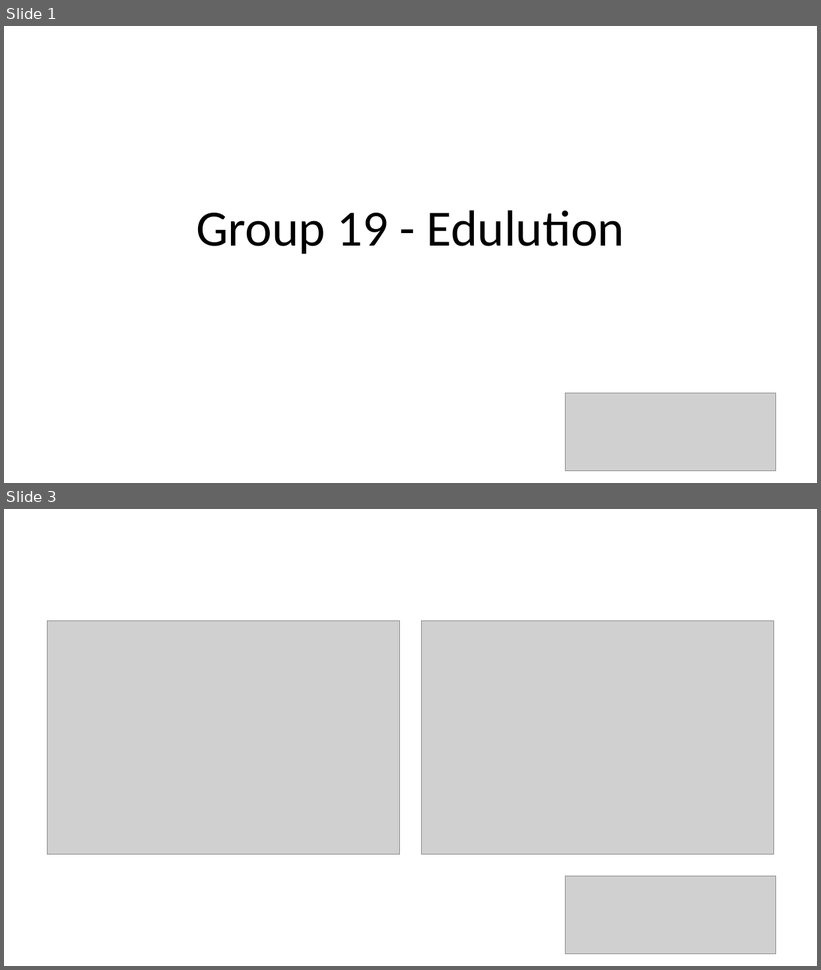
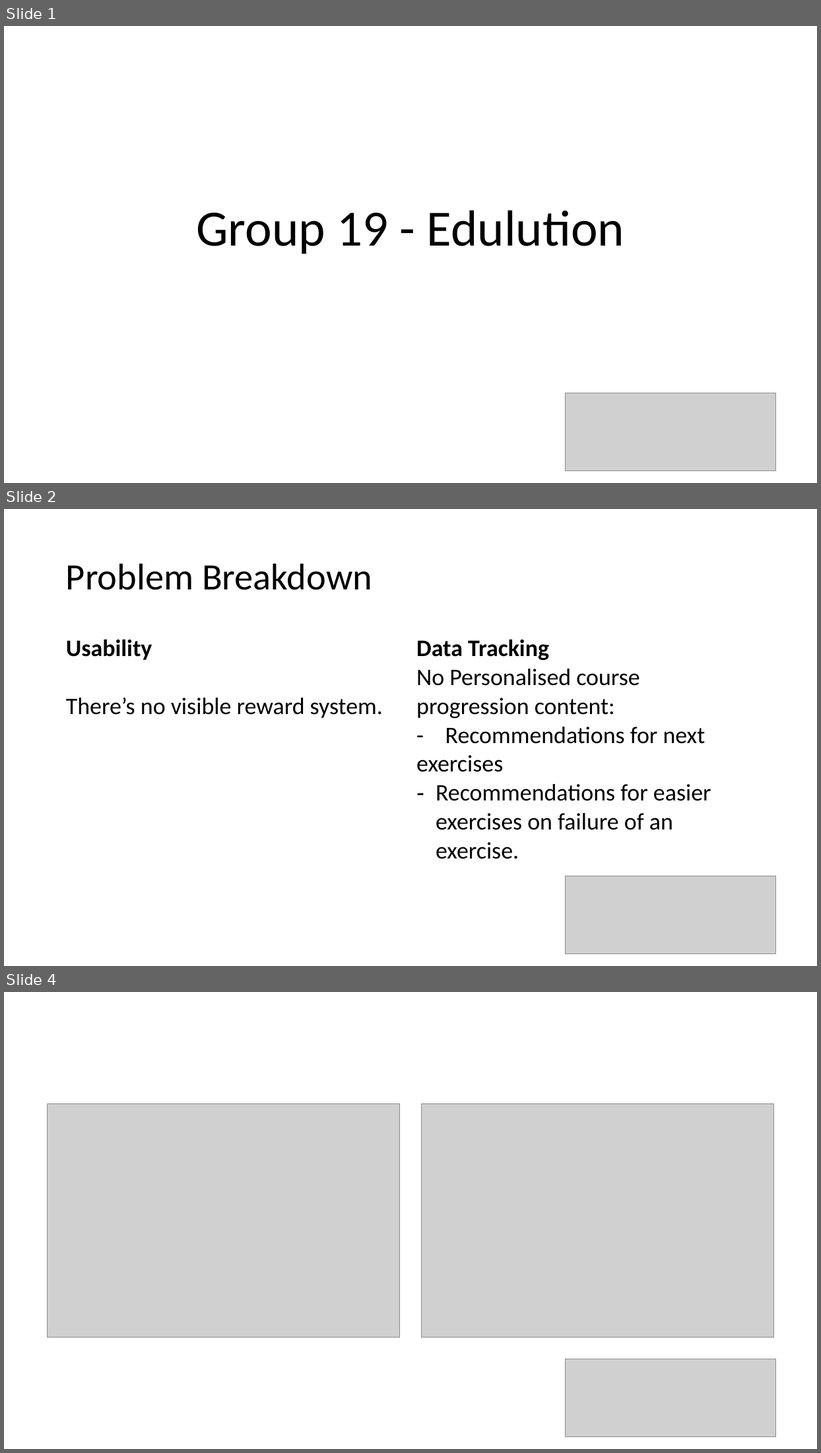
Before and after one commit to Ldn2016/team-19, a slide deck: 19presentation.pptx. Shown one above the other, each under a label of ours: slides 1 and 3 before the commit, slides 1, 2 and 4 after it; the slides between them are not shown. The pictures are 821x970 and 821x1453 pixels, drawn with LibreOffice and Linux fonts; fonts in the diff are those of the drawing; grey boxes stand for pictures. Boxes give left, top, right and bottom in pixels: in the first picture for what was removed or moved away, otherwise in the second. Text is boxed around its words. In the diff, an @@ line names an element or a change of style, - is before the commit and + after.

```diff
--- a/19presentation.pptx
+++ b/19presentation.pptx
@@ slide 2 added at (4, 509, 817, 966), background #FFFFFF @@
@@ title added at (66, 563, 372, 590), 44 pt, text #000000 @@
+Problem Breakdown
@@ table added at (60, 631, 762, 937), 2 rows, 2 columns @@
+Usability / There’s no visible reward system. | Data Tracking / No Personalised course progression content: / - Recommendations for next exercises / Recommendations for easier exercises on failure of an exercise.
+ | 
@@ picture added at (565, 876, 776, 955) @@
@@ what was slide 3 is now slide 4 @@
```
Also in this commit, not shown: 3 slides changed, 1 other file.
